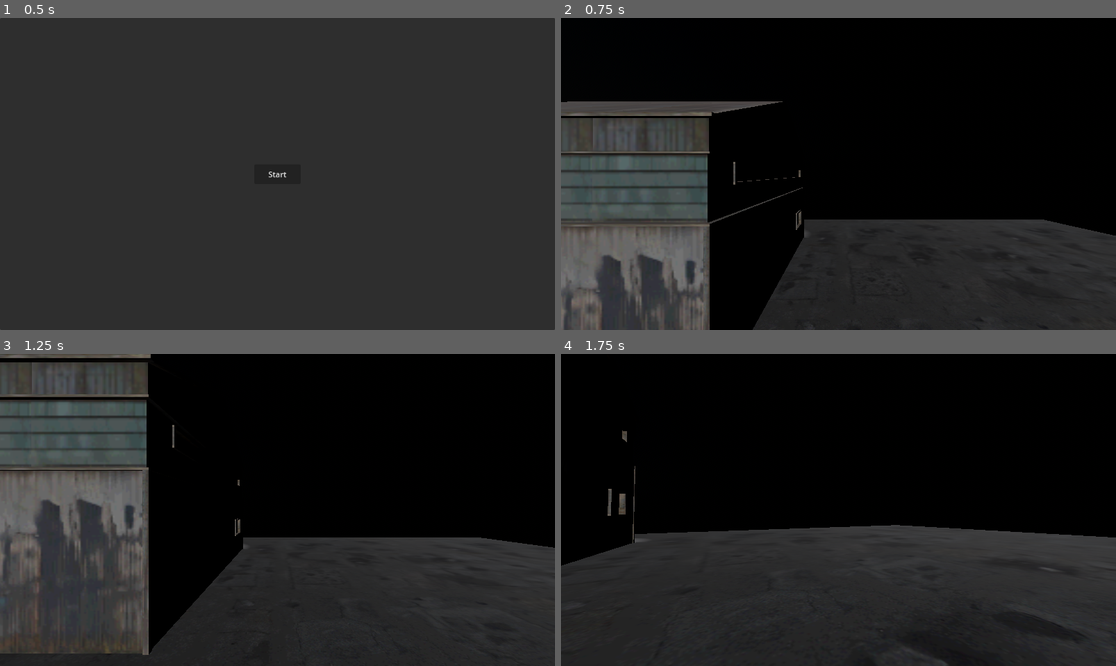
Above: before the commit, frames 1-4 (two rows, left to right).
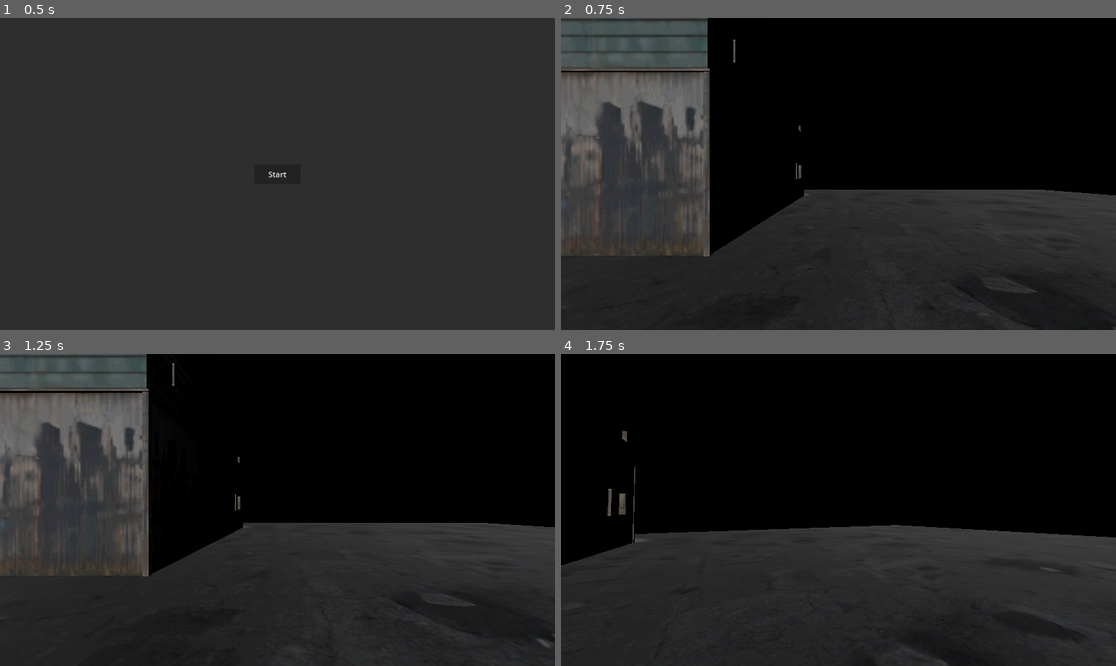
Above: after the commit, the same moments.

Repository: black-whale-studios/necropolis
Game: Godot game, scene res://src/main.tscn
Same seed, same stepped clock (60 frames per second), same inputs: the game is played once before the commit and once after it.
Inputs (mouse positions are in pixels of both pictures, inside the frame that each line leads up to):
- Up to frame 1 (0.5 s): no input
- Up to frame 2 (0.75 s): click "Start" at 0.5 s
- Up to frame 3 (1.25 s): no input
- Up to frame 4 (1.75 s): move the mouse to (866, 510) at 1.27 s; hold W (move_forward) from 1.28 s (still down); hold E (interact) from 1.28 s (still down)

Frame 1 is identical in both runs. In frame 2, 30% of the frame differs, in the area x 0-100%, y 0-100%; in frame 3, 20%; in frame 4, less than 0.1%.

Commit message:
Added player gui scene

Diff:
--- a/src/levels/lab/floor/floor.tscn
+++ b/src/levels/lab_entrance/floor/floor.tscn
@@ -1,6 +1,6 @@
 [gd_scene load_steps=2 format=3 uid="uid://f5co7wm1ijeb"]
 
-[ext_resource type="PackedScene" uid="uid://dimr8hja5wv04" path="res://src/levels/lab/floor/section.tscn" id="1_wnoob"]
+[ext_resource type="PackedScene" uid="uid://dimr8hja5wv04" path="res://src/levels/lab_entrance/floor/section.tscn" id="1_wnoob"]
 
 [node name="Floor" type="Node3D"]
 
--- a/src/levels/lab/lab.tscn
+++ b/src/levels/lab_entrance/lab_entrance.tscn
@@ -1,10 +1,10 @@
 [gd_scene load_steps=11 format=3 uid="uid://dd1xi4resg5k7"]
 
-[ext_resource type="PackedScene" uid="uid://f5co7wm1ijeb" path="res://src/levels/lab/floor/floor.tscn" id="1_2d5kh"]
+[ext_resource type="PackedScene" uid="uid://f5co7wm1ijeb" path="res://src/levels/lab_entrance/floor/floor.tscn" id="1_2d5kh"]
 [ext_resource type="PackedScene" uid="uid://bqot8wk1fsrdy" path="res://src/scenes/player/player.tscn" id="1_lhubg"]
 [ext_resource type="PackedScene" uid="uid://bpbk4qnpsrm5p" path="res://src/scenes/interaction_box/interaction_box.tscn" id="2_2c0yn"]
 [ext_resource type="ArrayMesh" uid="uid://bl8te1b6bm1tu" path="res://src/assets/Industrial_exterior_v2/Models/Building_2.res" id="2_qtu4i"]
-[ext_resource type="Script" path="res://src/levels/lab/entrance_door_interaction.gd" id="3_oogoh"]
+[ext_resource type="Script" path="res://src/levels/lab_entrance/entrance_door_interaction.gd" id="3_oogoh"]
 
 [sub_resource type="ConcavePolygonShape3D" id="ConcavePolygonShape3D_1c8j6"]
 data = PackedVector3Array(0.5805, 4.2283, -6.1407, 3.1739, 4.2283, -6.1407, 3.1739, 5.8046, -6.1407, 3.1739, 5.8046, -6 …(47006 unchanged characters)…
@@ -25,7 +25,7 @@
 [sub_resource type="FogMaterial" id="FogMaterial_4gtwu"]
 density = 0.0365
 
-[node name="Lab" type="Node3D"]
+[node name="LabEntrance" type="Node3D"]
 
 [node name="Topology" type="Node3D" parent="."]
 
@@ -59,7 +59,7 @@
 omni_attenuation = -0.01
 
 [node name="Player" parent="." instance=ExtResource("1_lhubg")]
-transform = Transform3D(1, 0, 0, 0, 1, 0, 0, 0, 1, 0, 4, 0)
+transform = Transform3D(1, 0, 0, 0, 1, 0, 0, 0, 1, 0, 0.506316, 0)
 MOUSE_SENSITIVITY = 0.5
 
 [node name="WorldEnvironment" type="WorldEnvironment" parent="."]
--- a/src/main.tscn
+++ b/src/main.tscn
@@ -1,7 +1,7 @@
 [gd_scene load_steps=3 format=3 uid="uid://c65o3s7xqa58a"]
 
 [ext_resource type="Script" path="res://src/main.gd" id="1_8ki2c"]
-[ext_resource type="PackedScene" uid="uid://dd1xi4resg5k7" path="res://src/levels/lab/lab.tscn" id="2_8qcb3"]
+[ext_resource type="PackedScene" uid="uid://dd1xi4resg5k7" path="res://src/levels/lab_entrance/lab_entrance.tscn" id="2_8qcb3"]
 
 [node name="Main" type="Control"]
 layout_mode = 3
--- /dev/null
+++ b/src/scenes/player/gui/PlayerGui.tscn
@@ -0,0 +1,9 @@
+[gd_scene format=3 uid="uid://dct8nxpp266dt"]
+
+[node name="PlayerGui" type="Control"]
+layout_mode = 3
+anchors_preset = 15
+anchor_right = 1.0
+anchor_bottom = 1.0
+grow_horizontal = 2
+grow_vertical = 2
Renamed: src/levels/lab/entrance_door_interaction.gd -> src/levels/lab_entrance/entrance_door_interaction.gd
Not shown: 2 places in src/levels/lab_entrance/floor/section.tscn that only renumber resources
